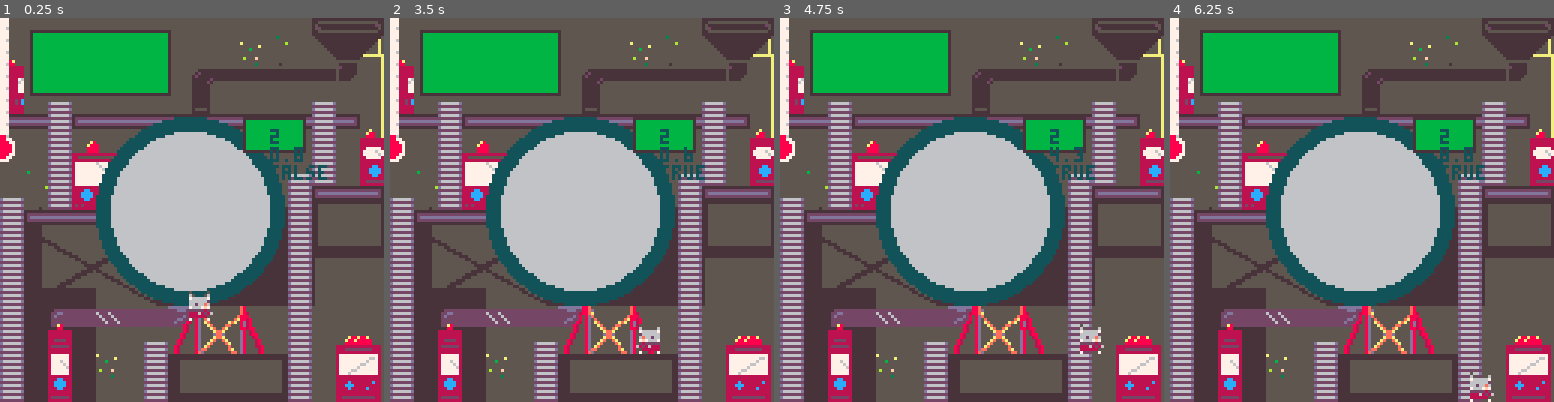
Above: before the commit, frames 1-4 (left to right).
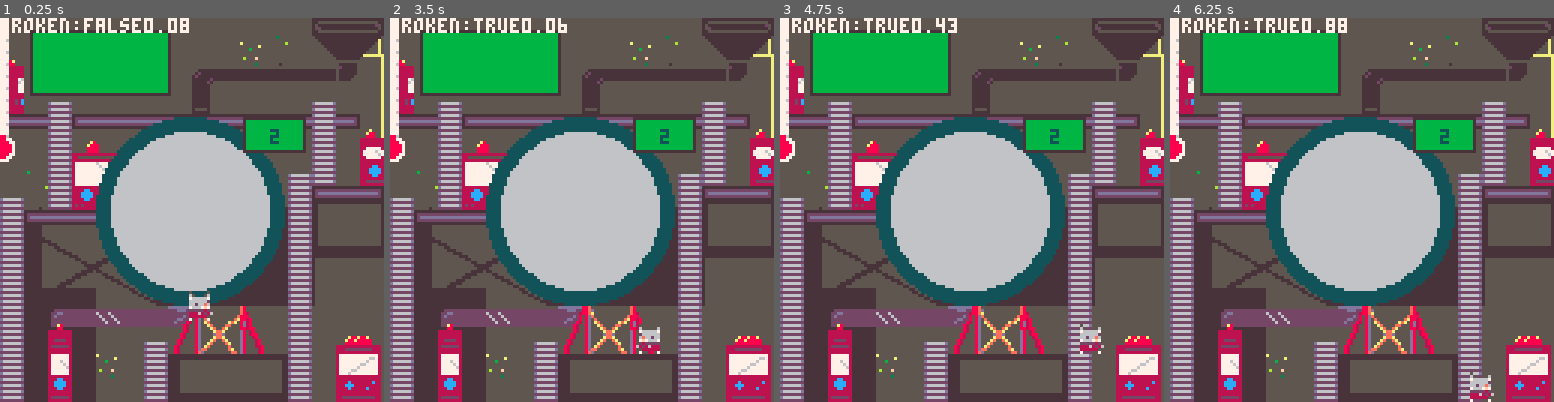
Above: after the commit, the same moments.

Repository: keatontate/gmtk-jam-2025
Game: PICO-8 cartridge src/loop-game.p8
The game is run twice, just before and just after one commit, with the same random seed, the same clock (stepped at 60 frames per second) and the same inputs.
Inputs:
- Up to frame 1 (0.25 s): no input
- Up to frame 2 (3.5 s): tap X (X key) at 0.33, 1.07, 1.85, 2.97 s; tap O (Z key) at 0.7, 1.7, 2.1, 2.5, 2.9, 3.3 s; hold Right 1.6-2.1 s; hold Up 2.15-2.42 s; hold Right 2.47-3.03 s; hold Left from 3.08 s (still down)
- Up to frame 3 (4.75 s): release Left at 3.58 s; hold Down 3.63-3.97 s; tap O (Z key) at 3.7, 4.1, 4.5 s; hold Right 4.02-4.68 s; tap X (X key) at 4.08 s; hold Up from 4.73 s (still down)
- Up to frame 4 (6.25 s): tap O (Z key) every 0.4 s from 4.9 to 6.1 s; release Up at 5.03 s; hold Left 5.08-5.68 s; tap X (X key) at 5.2 s; hold Down 5.73-6.03 s; hold Right from 6.08 s (still down)

The runs differ from the first frame. In frame 1, 1.2% of the frame differs, in the area x 1-86%, y 0-43%; in frame 2, 1.1%; in frame 3, 1.1%; in frame 4, 1.2%.

Commit message:
put the broken machine print statement in the corner

Diff:
--- a/src/machines.lua
+++ b/src/machines.lua
@@ -38,7 +38,6 @@
 
 
 function draw_machines()
-  print(i/10)
-  print(poop_machine.broken)
+  print("broken:" .. tostr(poop_machine.broken) .. i/100, 0, 0, 3)
 
 end
